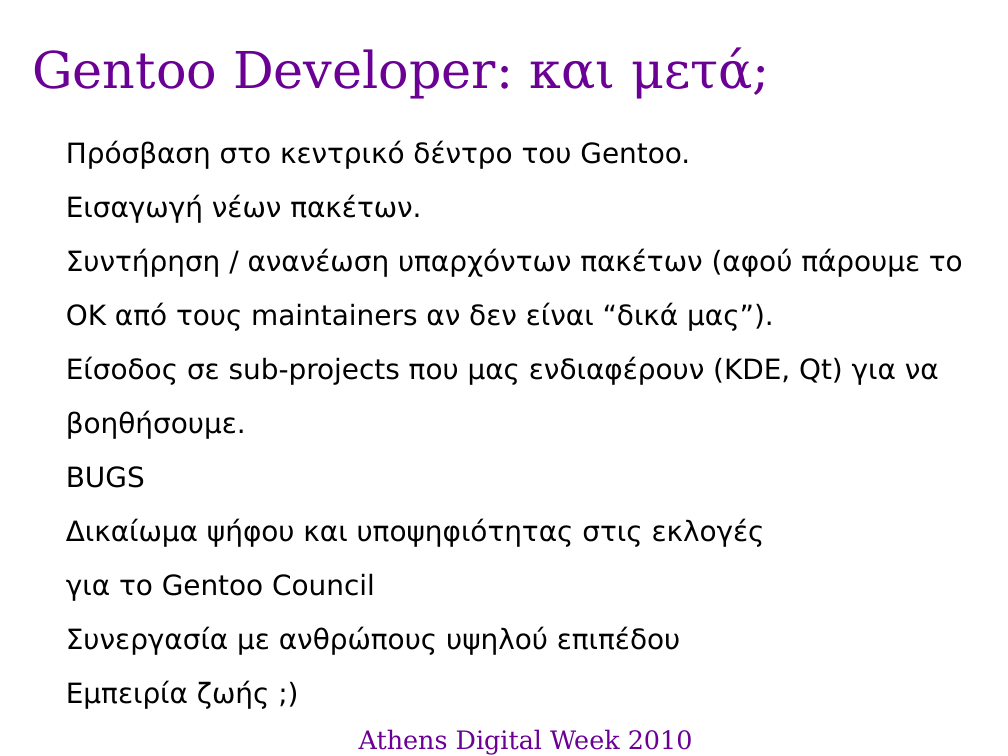
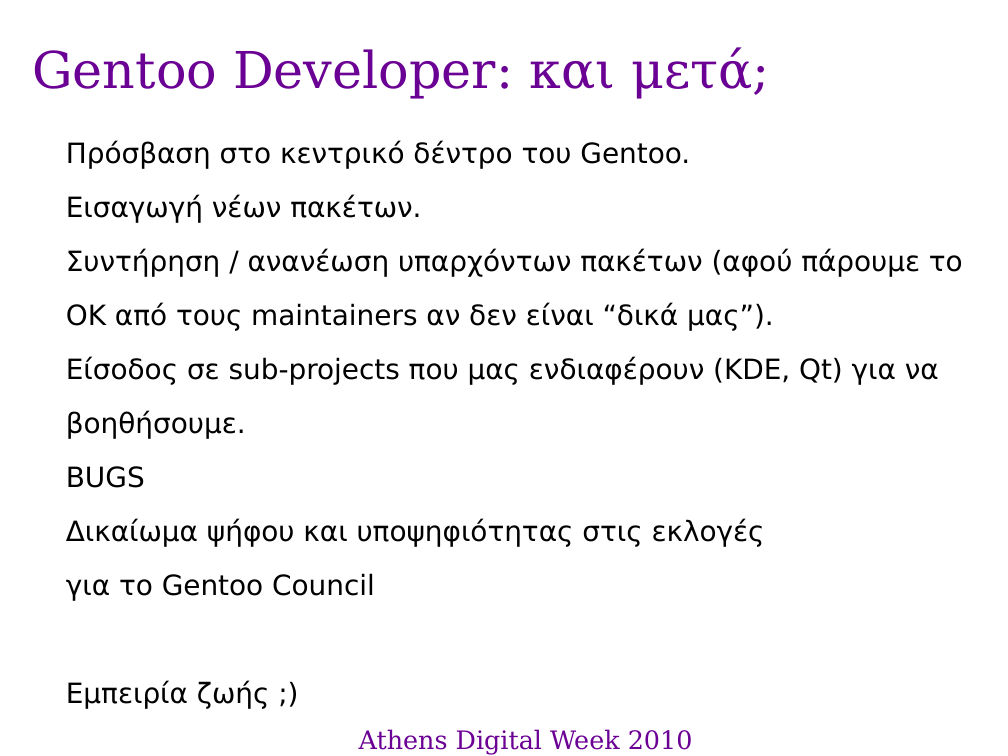
Before and after one commit to gentoo-el/presentations, a slide deck: slide 7 of adw_2010.odp (slide 6 before the commit). Drawn at 1008x756 pixels with LibreOffice and Linux fonts; fonts in the diff are those of the drawing; background and template pictures are left out. Boxes give left, top, right and bottom in pixels: in the first picture for what was removed or moved away, otherwise in the second. Text is boxed around its words. In the diff, an @@ line names an element or a change of style, - is before the commit and + after.

```diff
--- a/adw_2010.odp
+++ b/adw_2010.odp
@@ text at bbox=[66, 627, 680, 655]: paragraph removed @@
-● Συνεργασία με ανθρώπους υψηλού επιπέδου
```
Also in this commit, not shown: 1 other slide changed, 1 slide added, 1 slide removed.
